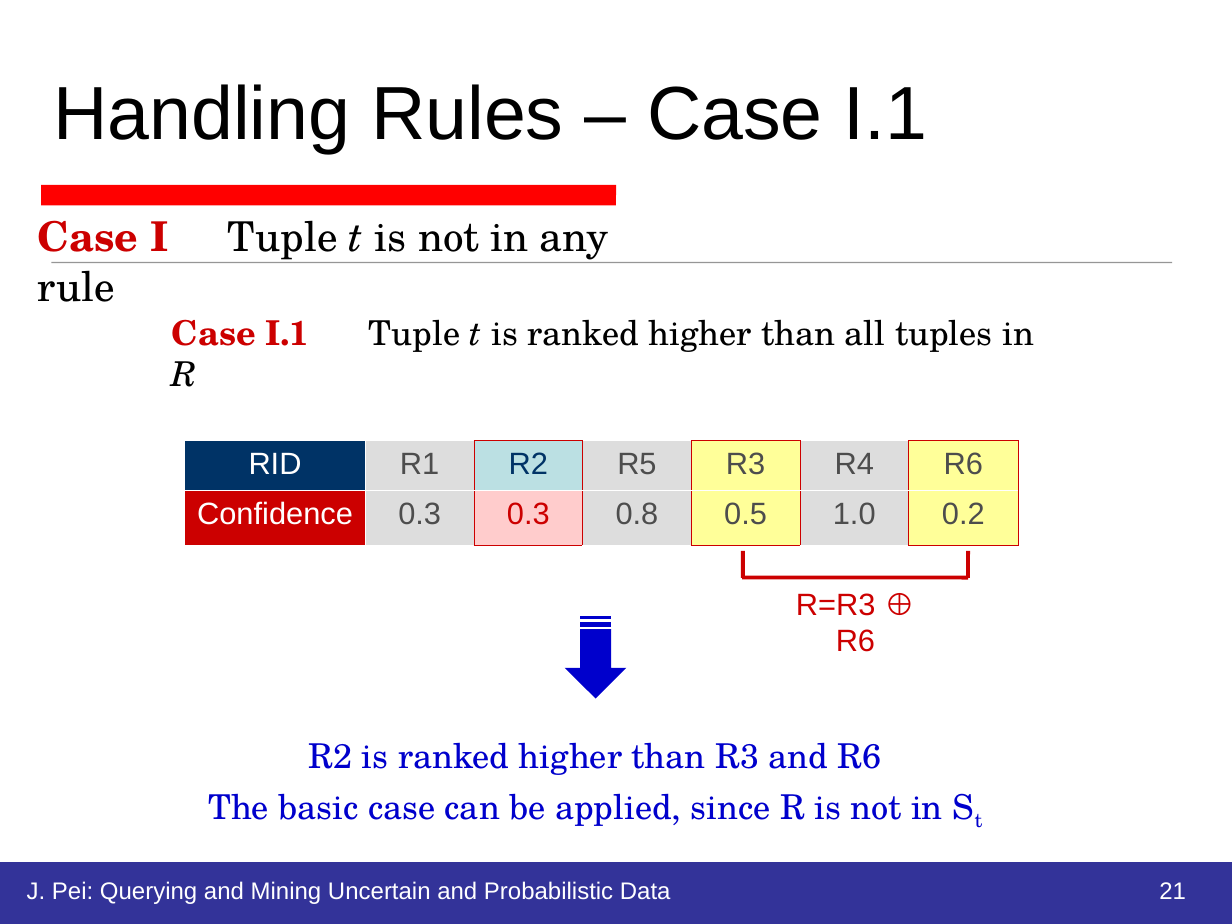
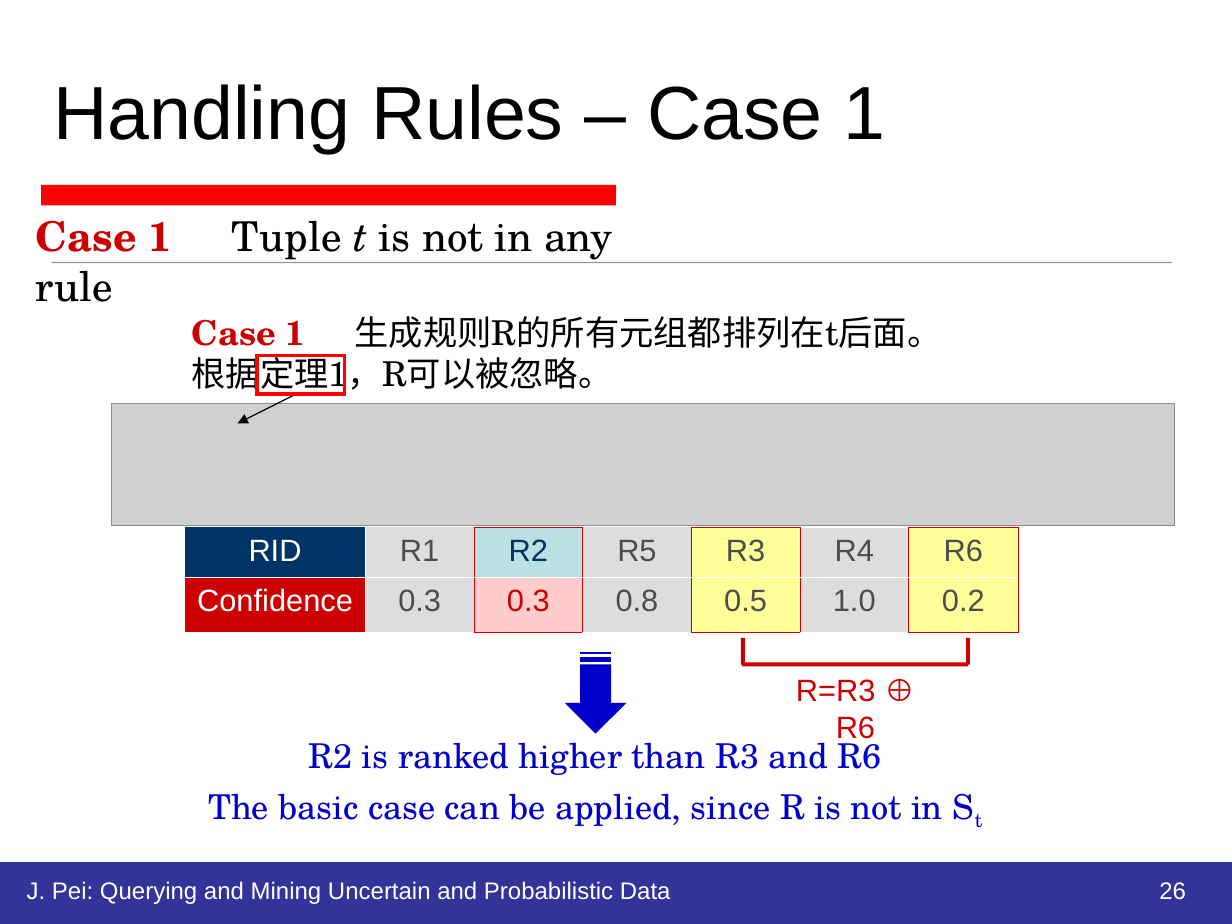
Before and after one commit to HiltonWei/wpstest, a slide deck: slide 26 of branches/区钺坚/读书报告/不确定性数据的查询分析处理.ppt (slide 21 before the commit). Drawn at 1232x924 pixels with LibreOffice and Linux fonts; fonts in the diff are those of the drawing; grey boxes stand for pictures. Boxes give left, top, right and bottom in pixels: in the first picture for what was removed or moved away, otherwise in the second. Text is boxed around its words. In the diff, an @@ line names an element or a change of style, - is before the commit and + after.

```diff
--- a/branches/区钺坚/读书报告/不确定性数据的查询分析处理.ppt
+++ b/branches/区钺坚/读书报告/不确定性数据的查询分析处理.ppt
@@ title at (53,84,886,154): text changed @@
-Handling Rules – Case I.1
+Handling Rules – Case 1
@@ text at (36,220,612,263): text changed @@
-Case I Tuple t is not in any rule
+Case 1 Tuple t is not in any rule
@@ text removed at (171,319,1034,352) @@
-Case I.1 Tuple t is ranked higher than all tuples in R
@@ text added at (192,316,942,396), 20 pt, text #000000 @@
+Case 1 生成规则R的所有元组都排列在t后面。
+根据定理1，R可以被忽略。
@@ rectangle added at (257,356,345,394), outline #FF0000 2.01 pt @@
@@ picture added at (112,404,1174,526) @@
@@ arrow added from (296, 394) to (238, 424), #000000 0.74 pt @@
@@ freeform shape: place and size @@
-freeform shape at (565,617,626,699)
+freeform shape at (565,651,626,734)
@@ 3 lines, 1 table, 1 text: place and size @@
-3 lines, 1 table, 1 text at (185,441,1018,652)
+3 lines, 1 table, 1 text at (185,527,1018,744)
@@ page number at (1159,882,1186,900): text changed @@
-21
+26
```
Also in this commit, not shown: 13 other slides changed, 10 slides added, 1 slide removed, 4 other files.
